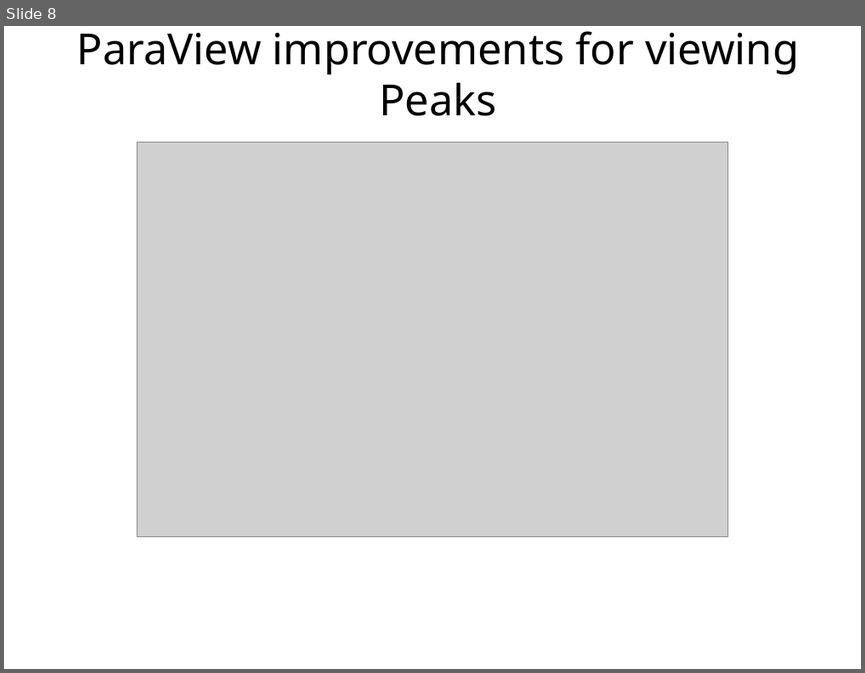
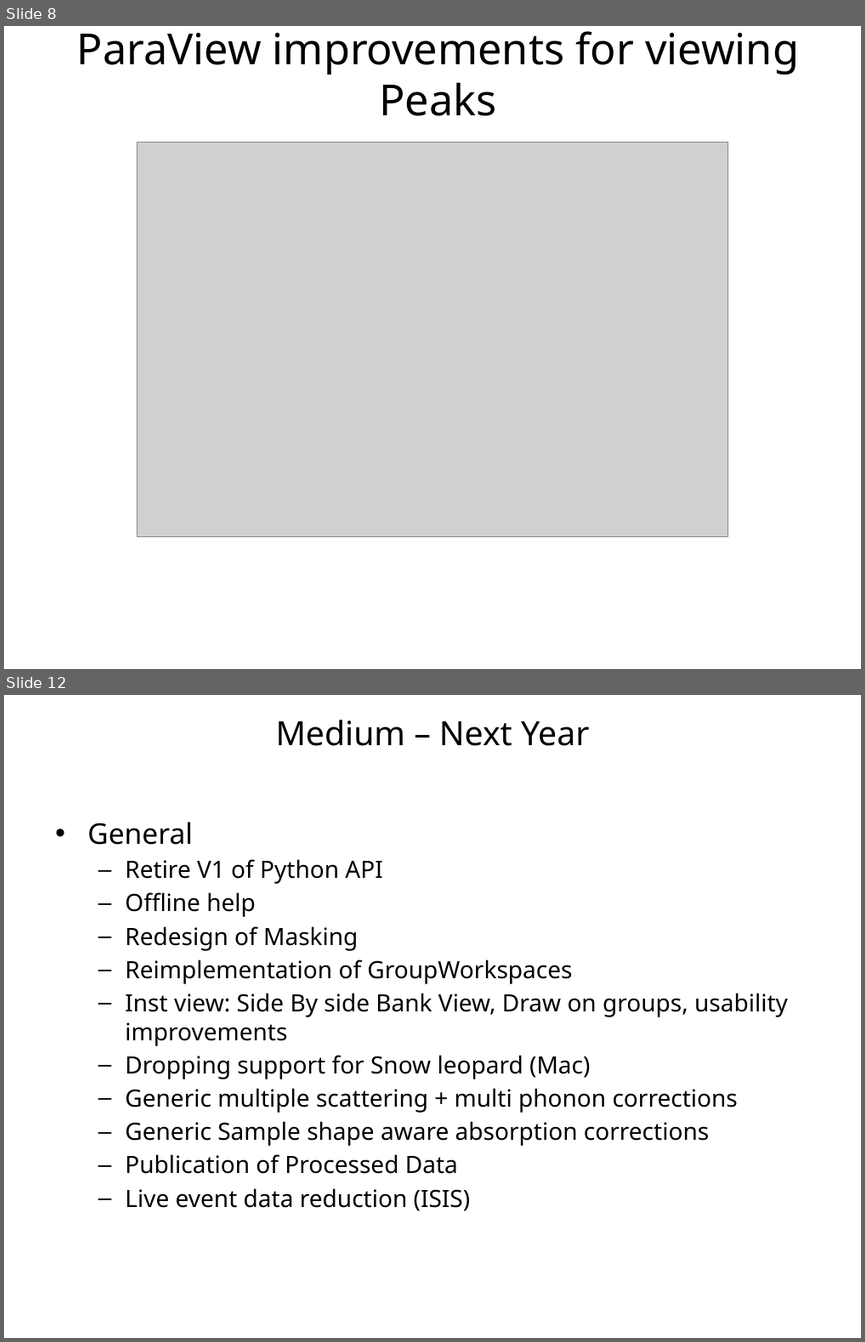
Before and after one commit to mantidproject/documents, a slide deck: Presentations/Scientific Steering Committee/Mantid Scientific Steering committee Feb 2013.pptx. Shown one above the other, each under a label of ours: slide 8 before the commit, slides 8 and 12 after it; the slides between them are not shown. The pictures are 865x673 and 865x1342 pixels, drawn with LibreOffice and Linux fonts; fonts in the diff are those of the drawing; grey boxes stand for pictures; background and template pictures are left out. Boxes give left, top, right and bottom in pixels: in the first picture for what was removed or moved away, otherwise in the second. Text is boxed around its words. In the diff, an @@ line names an element or a change of style, - is before the commit and + after.

```diff
--- a/Presentations/Scientific Steering Committee/Mantid Scientific Steering committee Feb 2013.pptx
+++ b/Presentations/Scientific Steering Committee/Mantid Scientific Steering committee Feb 2013.pptx
@@ slide 12 added at [4,695,861,1338], background #FFFFFF @@
@@ title added at [276,720,589,746], 28 pt, text #000000 @@
+Medium – Next Year
@@ text added at [87,822,788,1211], 20 pt, text #000000 @@
+• General
+  – Retire V1 of Python API
+  – Offline help
+  – Redesign of Masking
+  – Reimplementation of GroupWorkspaces
+  – Inst view: Side By side Bank View, Draw on groups, usability improvements
+  – Dropping support for Snow leopard (Mac)
+  – Generic multiple scattering + multi phonon corrections
+  – Generic Sample shape aware absorption corrections
+  – Publication of Processed Data
+  – Live event data reduction (ISIS)
```
Also in this commit, not shown: 1 slide changed, 5 other slides added.
